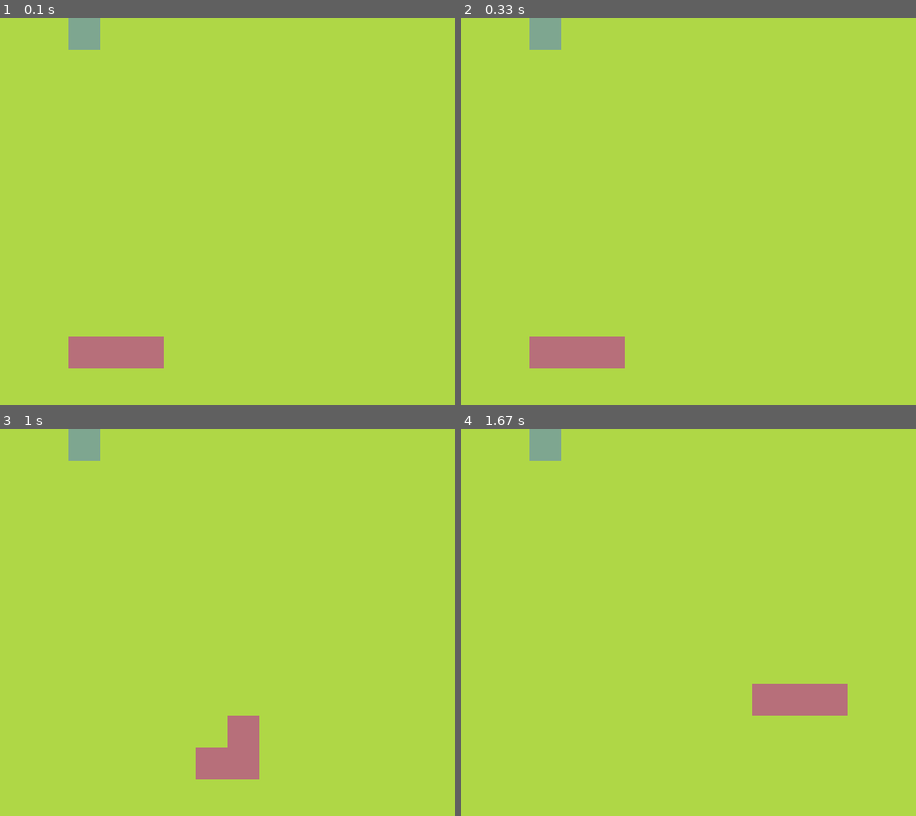
Above: before the commit, frames 1-4 (two rows, left to right).
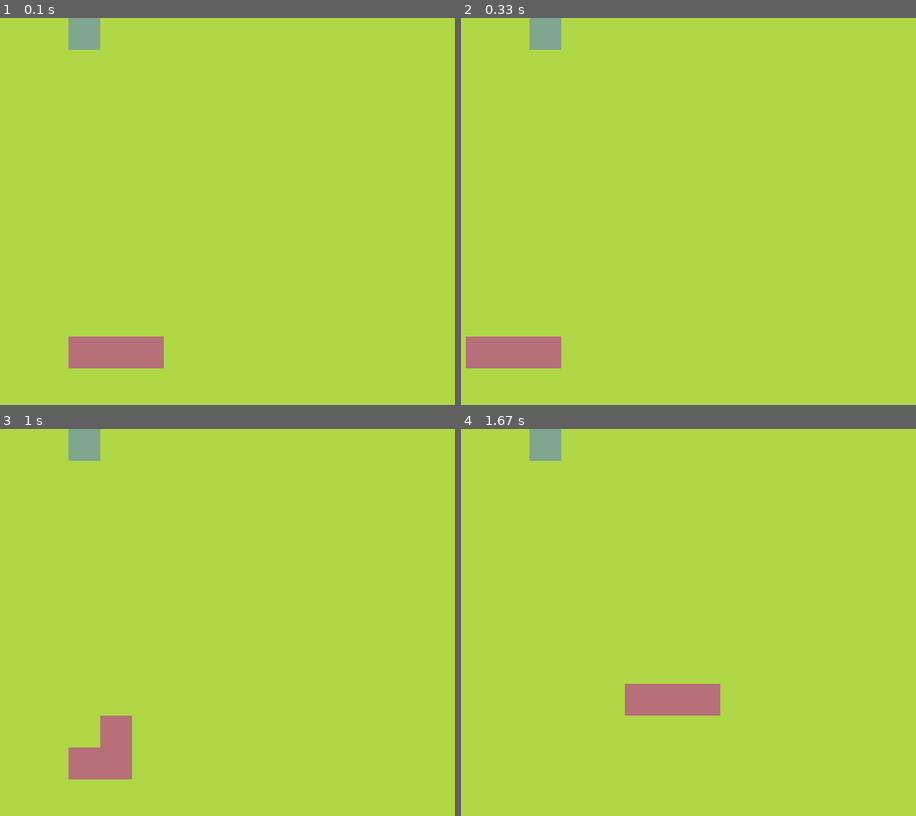
Above: after the commit, the same moments.

Repository: novenopatch/pygame-test
Game: pygame game, started from src/Snake/main.py
Same seed, same stepped clock (60 frames per second), same inputs: the game is played once before the commit and once after it.
Inputs:
- Up to frame 1 (0.1 s): no input
- Up to frame 2 (0.33 s): no input
- Up to frame 3 (1 s): hold Right 0.33-0.8 s; hold Up from 0.83 s (still down)
- Up to frame 4 (1.67 s): release Up at 1.13 s; hold Right 1.17-1.63 s

Frame 1 is identical in both runs. In frame 2, 2.3% of the frame differs, in the area x 1-37%, y 82-91%; in frame 3, 3.5%, in the area x 15-57%, y 74-91%; in frame 4, 3.5%.

Commit message:
default move snake to left

Diff:
--- a/src/Snake/main.py
+++ b/src/Snake/main.py
@@ -7,7 +7,7 @@
         self.RIGHT = "right"
         self.LEFT = "left"
         self.body = [pygame.math.Vector2(5,10),pygame.math.Vector2(6,10),pygame.math.Vector2(7,10)]
-        self.direction =  pygame.math.Vector2(1,0)
+        self.direction =  pygame.math.Vector2(-1,0)
         self.newBlock = False
 
     def drawSnake(self):
